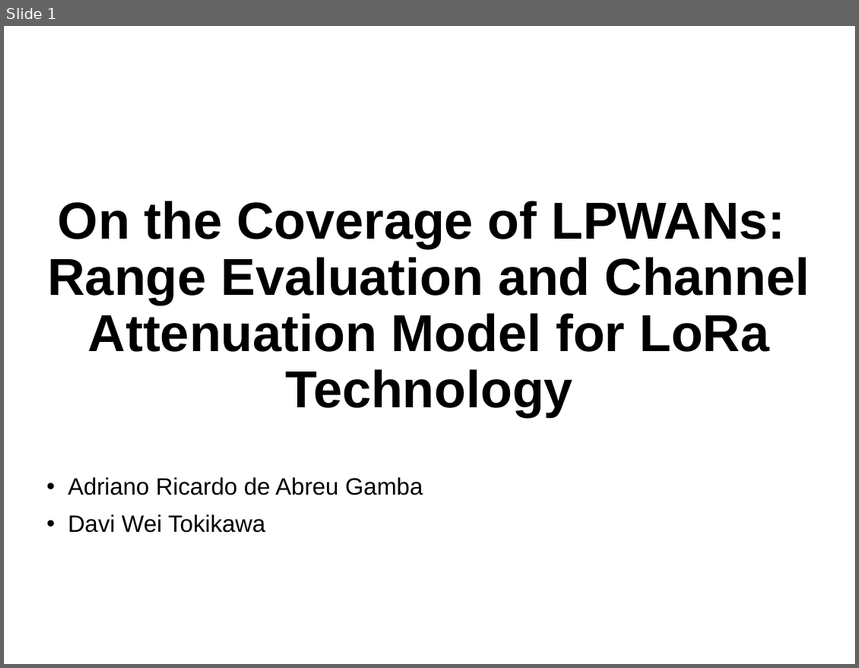
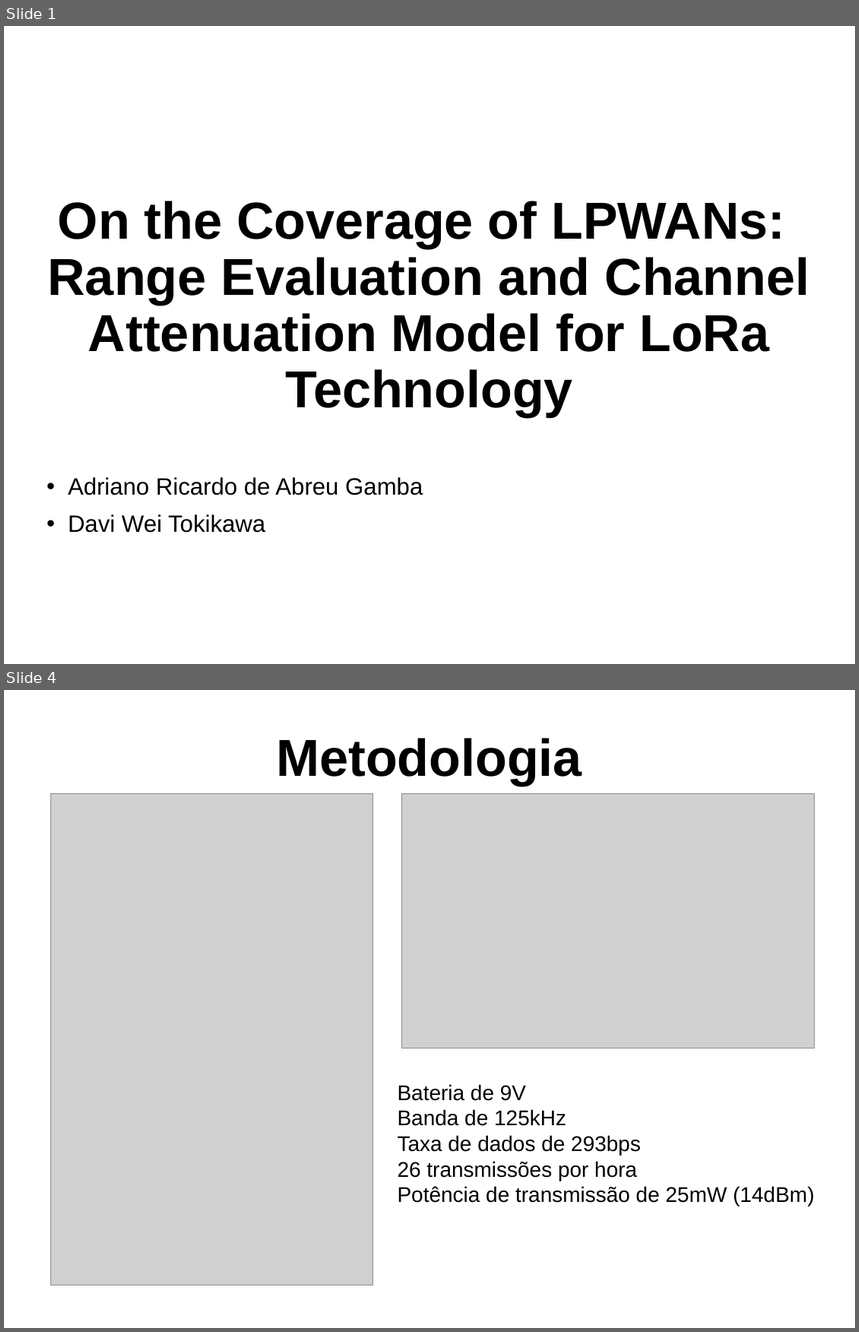
Before and after one commit to DaviWT/Com_Dig, a slide deck: Artigo/Apresentação.pptx. Shown one above the other, each under a label of ours: slide 1 before the commit, slides 1 and 4 after it; the slides between them are not shown. The pictures are 859x668 and 859x1332 pixels, drawn with LibreOffice and Linux fonts; fonts in the diff are those of the drawing; grey boxes stand for pictures; background and template pictures are left out. Boxes give left, top, right and bottom in pixels: in the first picture for what was removed or moved away, otherwise in the second. Text is boxed around its words. In the diff, an @@ line names an element or a change of style, - is before the commit and + after.

Commit message:
Artigo | slides sobre objetivo e metodologia feitos

```diff
--- a/Artigo/Apresentação.pptx
+++ b/Artigo/Apresentação.pptx
@@ slide 4 added at <box>4,690,855,1328</box>, background picture (left out) @@
@@ text added at <box>276,738,582,786</box>, 44 pt, text #000000, bold @@
+Metodologia
@@ picture added at <box>51,794,373,1286</box> @@
@@ picture added at <box>402,794,814,1049</box> @@
@@ text added at <box>398,1084,814,1206</box>, 18 pt, text #000000 @@
+Bateria de 9V
+Banda de 125kHz
+Taxa de dados de 293bps
+26 transmissões por hora
+Potência de transmissão de 25mW (14dBm)
```
Also in this commit, not shown: 2 slides changed, 1 slide removed, 1 other file.
